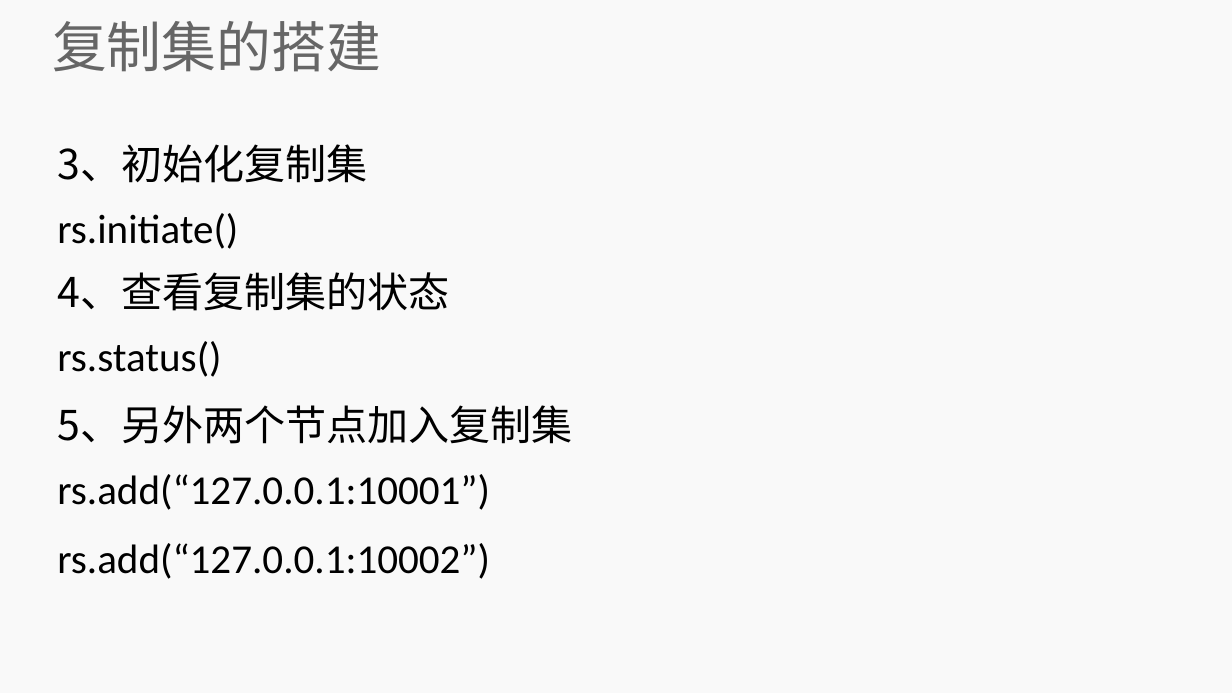
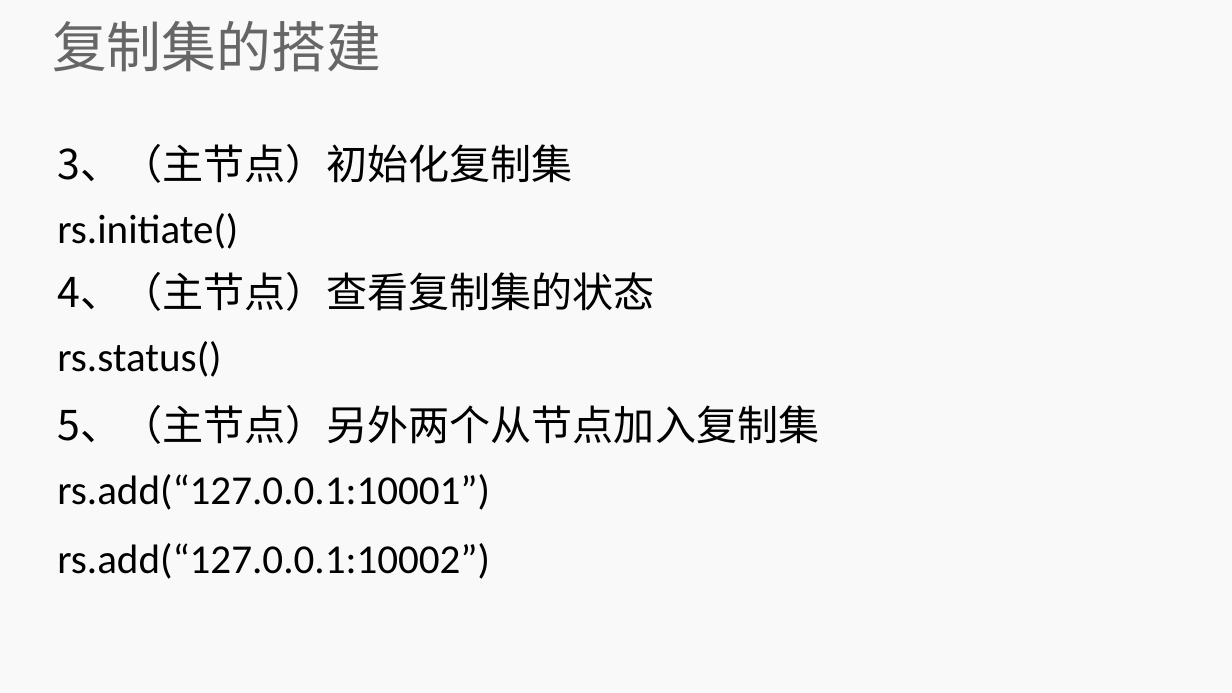
Before and after one commit to lihuanzhen2016/no-sql, a slide deck: slide 15 of PPT/12 MongoDB 复制集.pptx. Drawn at 1232x693 pixels with LibreOffice and Linux fonts; fonts in the diff are those of the drawing; background and template pictures are left out. Boxes give left, top, right and bottom in pixels: in the first picture for what was removed or moved away, otherwise in the second. Text is boxed around its words. In the diff, an @@ line names an element or a change of style, - is before the commit and + after.

```diff
--- a/PPT/12 MongoDB 复制集.pptx
+++ b/PPT/12 MongoDB 复制集.pptx
@@ subtitle at box(57, 144, 573, 183): text changed @@
-3、初始化复制集
+3、（主节点）初始化复制集
@@ subtitle at box(57, 272, 655, 311): text changed @@
-4、查看复制集的状态
+4、（主节点）查看复制集的状态
@@ subtitle at box(57, 405, 819, 444): text changed @@
-5、另外两个节点加入复制集
+5、（主节点）另外两个从节点加入复制集
```
Also in this commit, not shown: 7 other slides changed, 2 slides removed.
